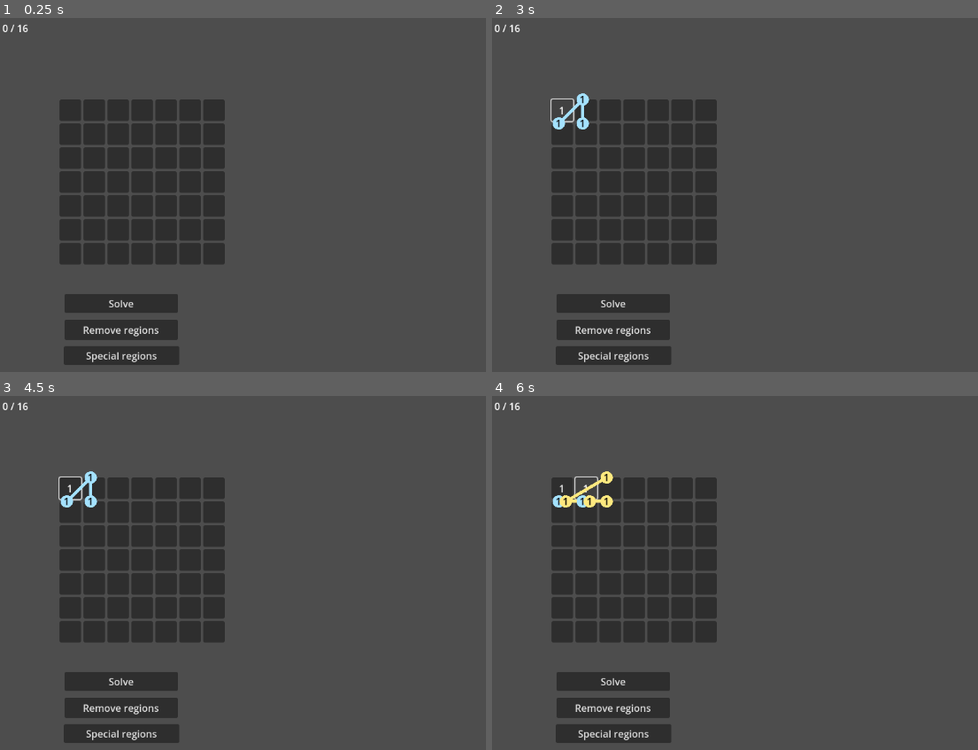
Above: before the commit, frames 1-4 (two rows, left to right).
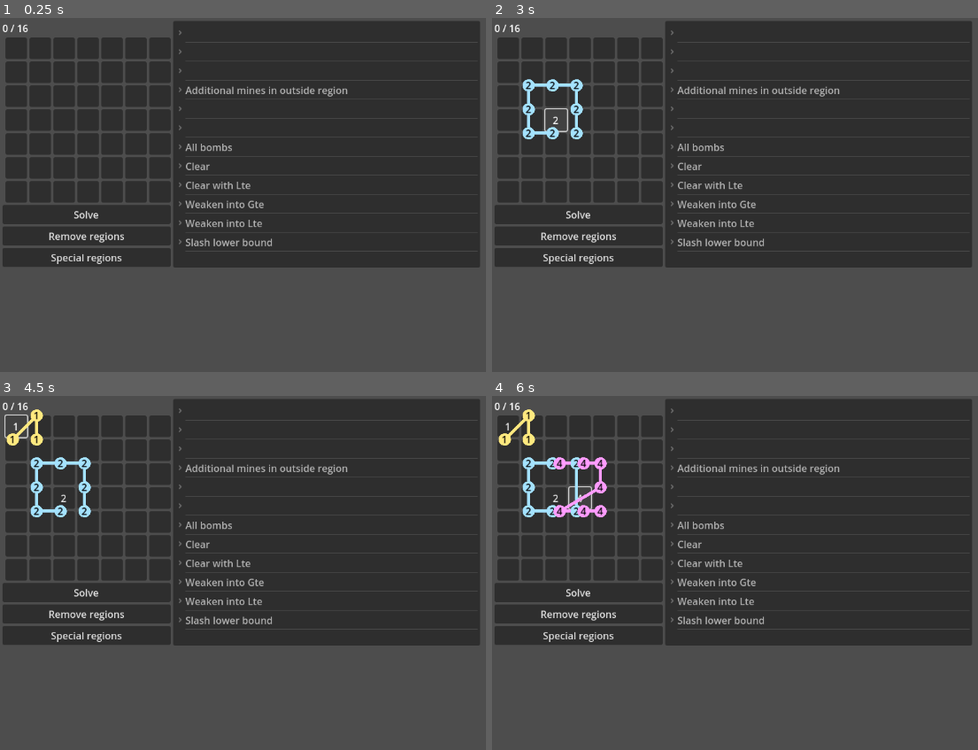
Above: after the commit, the same moments.

Repository: flavia-telcean/minesweedoku
Game: Godot game, scene res://main.tscn
Two runs of this game, one before a commit and one after it. Both use one fixed random seed, a clock stepped at 60 frames per second and the inputs below.
Inputs (mouse positions are in pixels of both pictures, inside the frame that each line leads up to):
- Up to frame 1 (0.25 s): no input
- Up to frame 2 (3 s): click "Solve" at 0.5 s; click "Remove regions" at 1.25 s; click "Special regions" at 2 s; click (560, 110) at 2.77 s
- Up to frame 3 (4.5 s): click (68, 488) at 3.5 s, where only the run before the commit has a clickable "1"; click (14, 427) at 4.27 s
- Up to frame 4 (6 s): click "1" at 5 s; click (584, 488) at 5.77 s

The runs differ from the first frame. In frame 1, 54% of the frame differs, in the area x 0-99%, y 1-98%; in frame 2, 54%; in frame 3, 54%; in frame 4, 54%.
Error before the commit: Invalid assignment of property or key 'name' with value of type 'String' on a base object of type 'RefCounted (Token)'. (res://Parser.gd:126)

Commit message:
Add panel for viewing and editing rules

Diff:
--- /dev/null
+++ b/Action.gd
@@ -0,0 +1,106 @@
+extends Object
+class_name Action
+
+enum Type {
+	None,
+	Bomb,
+	Clear,
+	NewRegion,
+}
+
+var type : Type
+var regionformula : Formula
+var regionid : int
+var bounds : Array[int]
+var name : String
+
+static func from_json(d : Dictionary) -> Action:
+	var a := Action.new()
+	match(d["type"]):
+		"none":
+			a.type = Type.None
+		"bomb":
+			a.type = Type.Bomb
+		"clear":
+			a.type = Type.Clear
+		"region":
+			a.type = Type.NewRegion
+			a.regionid = d["id"]
+			var parser := Parser.new()
+			a.regionformula = parser.parse_string(d["formula"])
+		_:
+			assert(false)
+	return a
+
+func apply(solver : Solver, mine_grid : MineGrid, variables : Variables, cells : Array[Cell], applicationid : int):
+	match(type):
+		Type.None: pass
+		Type.Bomb:
+			for cell in cells:
+				mine_grid.indexize(mine_grid.idemflag, cell.id)
+		Type.Clear:
+			for cell in cells:
+				mine_grid.indexize(mine_grid.reveal, cell.id)
+		Type.NewRegion:
+			if(len(cells) == 0):
+				return
+			var found_regions : Array[Region] = solver.regions.filter(func (x): return x.id == hash(applicationid + regionid))
+			assert(len(found_regions) <= 1)
+			if(len(found_regions) == 1):
+				found_regions[0].cells += cells
+				solver.update_region(found_regions[0])
+				return
+			var region := Region.new()
+			region.cells = cells.duplicate()
+			region.id = hash(applicationid + regionid)
+			region.formula = regionformula.duplicate()
+			region.formula.replace_variables(variables)
+			solver.new_region(region)
+
+func set_bounds(b : Array[int]):
+	self.bounds = b
+	if(self.regionformula):
+		self.regionformula.set_bounds(b)
+
+func is_unbounded(variables : Variables) -> bool:
+	if(not regionformula):
+		return false
+	for v in variables.variables:
+		if(v in regionformula.variables and variables.variables[v].number not in bounds):
+			return true
+	return false
+
+func change_type(t : Type):
+	if(type != Type.NewRegion and t == Type.NewRegion):
+		regionformula = Formula.make_false()
+		regionid = 0
+	else:
+		regionformula = null
+		regionid = 0
+	type = t
+
+func on_edited(item : TreeItem):
+	if(item.get_text(0) == "ID"):
+		regionid = item.get_text(1).to_int()
+	else:
+		change_type(int(item.get_range(1)))
+		create_menu(item)
+
+func create_option_button(item : TreeItem):
+	item.set_cell_mode(1, TreeItem.CELL_MODE_RANGE)
+	item.set_text(1, ",".join(Type.keys()))
+	item.set_range(1, type)
+	item.set_metadata(1, self)
+	item.set_editable(1, true)
+
+func create_menu(parent : TreeItem):
+	var tree = parent.get_tree()
+	var menu = tree.create_item(parent)
+	menu.get_children().map(func(x): menu.remove_child(x))
+	create_option_button(menu)
+	menu.set_text(0, name)
+	if(type == Action.Type.NewRegion):
+		var id_item = tree.create_item(menu)
+		id_item.set_text(0, "ID")
+		id_item.set_text(1, str(regionid))
+		regionformula.create_menu(menu)
--- a/Formula.gd
+++ b/Formula.gd
@@ -19,6 +19,7 @@
 var number : int
 var varnum : int
 var name : String
+var description : String
 var variables : Array[int]
 var bounds : Array[int]
 
@@ -475,3 +476,21 @@
 	if(type != Type.Number):
 		return false
 	return number not in bounds
+
+func on_edited(item : TreeItem):
+	var p := Parser.new()
+	var f = p.parse_string(item.get_text(1))
+	copy(f)
+
+func create_menu(parent : TreeItem):
+	var tree = parent.get_tree()
+	var formula_item = tree.create_item(parent)
+	if(description):
+		formula_item.set_text(0, description)
+	elif(name):
+		formula_item.set_text(0, name)
+	else:
+		formula_item.set_text(0, "Formula")
+	formula_item.set_text(1, str(self))
+	formula_item.set_metadata(1, self)
+	formula_item.set_editable(1, true)
--- a/Parser.gd
+++ b/Parser.gd
@@ -15,6 +15,7 @@
 class Token:
 	var type : Tokens
 	var varnum : int
+	var name : String
 	var number : int
 	func assertions():
 		if(type == Tokens.Variable):
--- /dev/null
+++ b/Rule.gd
@@ -0,0 +1,34 @@
+extends Object
+class_name Rule
+
+var name : String
+
+var get_formulas : Callable
+var get_size_formulas : Callable
+var get_actions : Callable
+
+var number_of_regions : int
+
+static func from_json(d : Dictionary):
+	match(int(d["size"])):
+		1: return Rule1.from_json(d)
+		2: return Rule2.from_json(d)
+
+func get_all_formulas() -> Dictionary:
+	var x : Dictionary = {}
+	x.merge(get_formulas.call())
+	x.merge(get_size_formulas.call())
+	return x
+
+func create_menu(parent : TreeItem):
+	var tree : RulesTree = parent.get_tree()
+	var rule_item = tree.create_item(parent)
+	rule_item.set_text(0, name)
+	rule_item.set_expand_right(0, true)
+	var formulas : Dictionary = get_all_formulas()
+	var actions : Dictionary = get_actions.call()
+	for i in formulas:
+		formulas[i].create_menu(rule_item)
+	for i in actions:
+		actions[i].create_menu(rule_item)
+	rule_item.set_collapsed(true)
--- /dev/null
+++ b/Rule1.gd
@@ -0,0 +1,72 @@
+extends Rule
+class_name Rule1
+
+var region_formula : Formula
+var region_size_formula : Formula
+var region_action : Action
+
+static func from_json(d : Dictionary) -> Rule1:
+	var rule := Rule1.new()
+	if("name" in d):
+		rule.name = d["name"]
+	var parser := Parser.new()
+
+	rule.region_formula = parser.parse_string(d["region_formula"])
+	rule.region_size_formula = parser.parse_string(d["region_size_formula"])
+	if("region_action" in d):
+		rule.region_action = Action.from_json(d["region_action"])
+	else:
+		rule.region_action = Action.new()
+	rule.set_names()
+	return rule
+
+func set_names():
+	region_formula.description = "Region"
+	region_size_formula.description = "Region size"
+	region_action.name = "Region action"
+
+func set_bounds(bounds : Array[int]):
+	region_formula.set_bounds(bounds)
+	region_action.set_bounds(bounds)
+
+func applies_to_subregion(f : Formula, cells : int, found : Variables):
+	return f.generalizes(Formula.make_number(cells), false, found)
+
+func applies(r : Region) -> Variables:
+	var found := Variables.new()
+	var rg : bool = region_formula.generalizes(r.formula, true, found)
+	var rs : bool = applies_to_subregion(region_size_formula, r.count_cells(), found)
+	if(rg and rs):
+		if(found.is_match()):
+			return found
+		return Variables.new_match()
+	return Variables.new()
+
+func apply(solver : Solver, mine_grid : MineGrid, r : Region):
+	var variables : Variables = applies(r)
+	if(region_action.is_unbounded(variables)):
+		return
+	if(not variables.is_match()):
+		return
+	region_action.apply(solver, mine_grid, variables, r.cells, randi())
+
+func _get_formulas() -> Dictionary:
+	return {
+		"region_formula": region_formula
+	}
+
+func _get_size_formulas() -> Dictionary:
+	return {
+		"region_size_formula": region_size_formula
+	}
+
+func _get_actions() -> Dictionary:
+	return {
+		"region_action": region_action
+	}
+
+func _init():
+	self.get_formulas = _get_formulas
+	self.get_size_formulas = _get_size_formulas
+	self.get_actions = _get_actions
+	self.number_of_regions = 1
--- /dev/null
+++ b/Rule2.gd
@@ -0,0 +1,120 @@
+extends Rule
+class_name Rule2
+
+var region1_formula : Formula
+var region1_size_formula : Formula
+var region1_action : Action = Action.new()
+
+var region2_formula : Formula
+var region2_size_formula : Formula
+var region2_action : Action = Action.new()
+
+var region1x2_size_formula : Formula
+var region1x2_action : Action = Action.new()
+
+static func from_json(d : Dictionary) -> Rule2:
+	var rule := Rule2.new()
+	if("name" in d):
+		rule.name = d["name"]
+	var parser := Parser.new()
+	rule.region1_formula = parser.parse_string(d["region1_formula"])
+	rule.region2_formula = parser.parse_string(d["region2_formula"])
+
+	rule.region1_size_formula = parser.parse_string(d["region1_size_formula"])
+	rule.region1x2_size_formula = parser.parse_string(d["region1x2_size_formula"])
+	rule.region2_size_formula = parser.parse_string(d["region2_size_formula"])
+
+	if("region1_action" in d):
+		rule.region1_action = Action.from_json(d["region1_action"])
+	else:
+		rule.region1_action = Action.new()
+	if("region1x2_action" in d):
+		rule.region1x2_action = Action.from_json(d["region1x2_action"])
+	else:
+		rule.region1x2_action = Action.new()
+	if("region2_action" in d):
+		rule.region2_action = Action.from_json(d["region2_action"])
+	else:
+		rule.region2_action = Action.new()
+	rule.set_names()
+	return rule
+
+func set_names():
+	region1_formula.description = "Region 1"
+	region1_size_formula.description = "Region 1 size"
+	region1_action.name = "Region 1 action"
+	region2_formula.description = "Region 2"
+	region2_size_formula.description = "Region 2 size"
+	region2_action.name = "Region 2 action"
+	region1x2_size_formula.description = "Region 1x2 size"
+	region1x2_action.name = "Region 1x2 action"
+
+func set_bounds(bounds : Array[int]):
+	region1_formula.set_bounds(bounds)
+	region1_action.set_bounds(bounds)
+	region2_formula.set_bounds(bounds)
+	region2_action.set_bounds(bounds)
+	region1x2_action.set_bounds(bounds)
+
+func applies_to_subregion(f : Formula, cells : int, found : Variables):
+	return f.generalizes(Formula.make_number(cells), false, found)
+
+func applies(r1 : Region, r2 : Region) -> Variables:
+	var found := Variables.new()
+	var r1f : Formula = region1_formula.duplicate()
+	var r2f : Formula = region2_formula.duplicate()
+	var r1sf : Formula = region1_size_formula.duplicate()
+	var r2sf : Formula = region2_size_formula.duplicate()
+	var r1x2sf : Formula = region1x2_size_formula.duplicate()
+	var r1g : bool = r1f.generalizes(r1.formula, true, found)
+	var r2g : bool = r2f.generalizes(r2.formula, true, found)
+
+	var cells_in_1_not_in_2 : int = r1.count_cells_not_in(r2)
+	var cells_in_2_not_in_1 : int = r2.count_cells_not_in(r1)
+	var cells_intersection : int = r1.count_cells_in(r2)
+
+	var r1s : bool = applies_to_subregion(r1sf, cells_in_1_not_in_2, found)
+	var r2s : bool = applies_to_subregion(r2sf, cells_in_2_not_in_1, found)
+	var r1x2s : bool = applies_to_subregion(r1x2sf, cells_intersection, found)
+	if(r1g and r1s and r2g and r2s and r1x2s):
+		if(found.is_match()):
+			return found
+		return Variables.new_match()
+	return Variables.new()
+
+func apply(solver : Solver, mine_grid : MineGrid, r1 : Region, r2 : Region):
+	var variables : Variables = applies(r1, r2)
+	if(region1_action.is_unbounded(variables) or region2_action.is_unbounded(variables) or region1x2_action.is_unbounded(variables)):
+		return
+	if(not variables.is_match()):
+		return
+	var applicationid : int = randi()
+	region1_action.apply(solver, mine_grid, variables, r1.cells.filter(func (x) : return x not in r2.cells), applicationid)
+	region2_action.apply(solver, mine_grid, variables, r2.cells.filter(func (x) : return x not in r1.cells), applicationid)
+	region1x2_action.apply(solver, mine_grid, variables, r1.cells.filter(func (x) : return x in r2.cells), applicationid)
+
+func _get_formulas() -> Dictionary:
+	return {
+		"region1_formula": region1_formula,
+		"region2_formula": region2_formula
+	}
+
+func _get_size_formulas() -> Dictionary:
+	return {
+		"region1_size_formula": region1_size_formula,
+		"region2_size_formula": region2_size_formula,
+		"region1x2_size_formula": region1x2_size_formula
+	}
+
+func _get_actions() -> Dictionary:
+	return {
+		"region1_action": region1_action,
+		"region2_action": region2_action,
+		"region1x2_action": region1x2_action
+	}
+
+func _init():
+	self.get_formulas = _get_formulas
+	self.get_size_formulas = _get_size_formulas
+	self.get_actions = _get_actions
+	self.number_of_regions = 2
--- /dev/null
+++ b/RulesTree.gd
@@ -0,0 +1,11 @@
+extends Tree
+class_name RulesTree
+
+func _ready():
+	hide_root = true
+	item_edited.connect(_on_edited)
+
+func _on_edited():
+	var item = get_edited()
+	if(item.get_metadata(1)):
+		item.get_metadata(1).on_edited(item)
--- a/Solver.gd
+++ b/Solver.gd
@@ -7,234 +7,36 @@
 
 var mine_grid : MineGrid
 
-class Action:
-	enum Type {
-		None,
-		Bomb,
-		Clear,
-		NewRegion,
-	}
-
-	var type : Type
-	var regionformula : Formula
-	var regionid : int
-	var bounds : Array[int]
-
-	static func from_json(d : Dictionary) -> Action:
-		var a := Action.new()
-		match(d["type"]):
-			"none":
-				a.type = Type.None
-			"bomb":
-				a.type = Type.Bomb
-			"clear":
-				a.type = Type.Clear
-			"region":
-				a.type = Type.NewRegion
-				a.regionid = d["id"]
-				var parser := Parser.new()
-				a.regionformula = parser.parse_string(d["formula"])
-			_:
-				assert(false)
-		return a
-
-	func apply(solver : Solver, mine_grid : MineGrid, variables : Variables, cells : Array[Cell], applicationid : int):
-		match(type):
-			Type.None: pass
-			Type.Bomb:
-				for cell in cells:
-					mine_grid.indexize(mine_grid.idemflag, cell.id)
-			Type.Clear:
-				for cell in cells:
-					mine_grid.indexize(mine_grid.reveal, cell.id)
-			Type.NewRegion:
-				if(len(cells) == 0):
-					return
-				var found_regions : Array[Region] = solver.regions.filter(func (x): return x.id == hash(applicationid + regionid))
-				assert(len(found_regions) <= 1)
-				if(len(found_regions) == 1):
-					found_regions[0].cells += cells
-					solver.update_region(found_regions[0])
-					return
-				var region := Region.new()
-				region.cells = cells.duplicate()
-				region.id = hash(applicationid + regionid)
-				region.formula = regionformula.duplicate()
-				region.formula.replace_variables(variables)
-				solver.new_region(region)
-
-	func set_bounds(b : Array[int]):
-		self.bounds = b
-		if(self.regionformula):
-			self.regionformula.set_bounds(b)
-
-	func is_unbounded(variables : Variables) -> bool:
-		if(not regionformula):
-			return false
-		for v in variables.variables:
-			if(v in regionformula.variables and variables.variables[v].number not in bounds):
-				return true
-		return false
-
-class Rule1:
-	var name : String
-
-	var region_formula : Formula
-	var region_size_formula : Formula
-	var region_action : Action
-
-	var number_of_regions : int = 1
-
-	static func from_json(d : Dictionary) -> Rule1:
-		var rule := Rule1.new()
-		if("name" in d):
-			rule.name = d["name"]
-		var parser := Parser.new()
-
-		rule.region_formula = parser.parse_string(d["region_formula"])
-		rule.region_size_formula = parser.parse_string(d["region_size_formula"])
-		if("region_action" in d):
-			rule.region_action = Action.from_json(d["region_action"])
-		else:
-			rule.region_action = Action.new()
-		return rule
-
-	func set_bounds(bounds : Array[int]):
-		region_formula.set_bounds(bounds)
-		region_action.set_bounds(bounds)
-
-	func applies_to_subregion(f : Formula, cells : int, found : Variables):
-		return f.generalizes(Formula.make_number(cells), false, found)
-
-	func applies(r : Region) -> Variables:
-		var found := Variables.new()
-		var rg : bool = region_formula.generalizes(r.formula, true, found)
-		var rs : bool = applies_to_subregion(region_size_formula, r.count_cells(), found)
-		if(rg and rs):
-			if(found.is_match()):
-				return found
-			return Variables.new_match()
-		return Variables.new()
-
-	func apply(solver : Solver, mine_grid : MineGrid, r : Region):
-		var variables : Variables = applies(r)
-		if(region_action.is_unbounded(variables)):
-			return
-		if(not variables.is_match()):
-			return
-		region_action.apply(solver, mine_grid, variables, r.cells, randi())
-
-class Rule2:
-	var name : String
-
-	var region1_formula : Formula
-	var region1_size_formula : Formula
-	var region1_action : Action = Action.new()
-
-	var region2_formula : Formula
-	var region2_size_formula : Formula
-	var region2_action : Action = Action.new()
-
-	var region1x2_size_formula : Formula
-	var region1x2_action : Action = Action.new()
-
-	var number_of_regions : int = 2
-
-	static func from_json(d : Dictionary) -> Rule2:
-		var rule := Rule2.new()
-		if("name" in d):
-			rule.name = d["name"]
-		var parser := Parser.new()
-		rule.region1_formula = parser.parse_string(d["region1_formula"])
-		rule.region2_formula = parser.parse_string(d["region2_formula"])
-
-		rule.region1_size_formula = parser.parse_string(d["region1_size_formula"])
-		rule.region1x2_size_formula = parser.parse_string(d["region1x2_size_formula"])
-		rule.region2_size_formula = parser.parse_string(d["region2_size_formula"])
-
-		if("region1_action" in d):
-			rule.region1_action = Action.from_json(d["region1_action"])
-		else:
-			rule.region1_action = Action.new()
-		if("region1x2_action" in d):
-			rule.region1x2_action = Action.from_json(d["region1x2_action"])
-		else:
-			rule.region1x2_action = Action.new()
-		if("region2_action" in d):
-			rule.region2_action = Action.from_json(d["region2_action"])
-		else:
-			rule.region2_action = Action.new()
-		return rule
-
-	func set_bounds(bounds : Array[int]):
-		region1_formula.set_bounds(bounds)
-		region1_action.set_bounds(bounds)
-		region2_formula.set_bounds(bounds)
-		region2_action.set_bounds(bounds)
-		region1x2_action.set_bounds(bounds)
-
-	func applies_to_subregion(f : Formula, cells : int, found : Variables):
-		return f.generalizes(Formula.make_number(cells), false, found)
-
-	func applies(r1 : Region, r2 : Region) -> Variables:
-		var found := Variables.new()
-		var r1f : Formula = region1_formula.duplicate()
-		var r2f : Formula = region2_formula.duplicate()
-		var r1sf : Formula = region1_size_formula.duplicate()
-		var r2sf : Formula = region2_size_formula.duplicate()
-		var r1x2sf : Formula = region1x2_size_formula.duplicate()
-		var r1g : bool = r1f.generalizes(r1.formula, true, found)
-		var r2g : bool = r2f.generalizes(r2.formula, true, found)
-
-		var cells_in_1_not_in_2 : int = r1.count_cells_not_in(r2)
-		var cells_in_2_not_in_1 : int = r2.count_cells_not_in(r1)
-		var cells_intersection : int = r1.count_cells_in(r2)
-
-		var r1s : bool = applies_to_subregion(r1sf, cells_in_1_not_in_2, found)
-		var r2s : bool = applies_to_subregion(r2sf, cells_in_2_not_in_1, found)
-		var r1x2s : bool = applies_to_subregion(r1x2sf, cells_intersection, found)
-		if(r1g and r1s and r2g and r2s and r1x2s):
-			if(found.is_match()):
-				return found
-			return Variables.new_match()
-		return Variables.new()
-
-	func apply(solver : Solver, mine_grid : MineGrid, r1 : Region, r2 : Region):
-		var variables : Variables = applies(r1, r2)
-		if(region1_action.is_unbounded(variables) or region2_action.is_unbounded(variables) or region1x2_action.is_unbounded(variables)):
-			return
-		if(not variables.is_match()):
-			return
-		var applicationid : int = randi()
-		region1_action.apply(solver, mine_grid, variables, r1.cells.filter(func (x) : return x not in r2.cells), applicationid)
-		region2_action.apply(solver, mine_grid, variables, r2.cells.filter(func (x) : return x not in r1.cells), applicationid)
-		region1x2_action.apply(solver, mine_grid, variables, r1.cells.filter(func (x) : return x in r2.cells), applicationid)
-
-class Rule:
-	static func from_json(d : Dictionary):
-		match(int(d["size"])):
-			1: return Rule1.from_json(d)
-			2: return Rule2.from_json(d)
-
 var parser := Parser.new()
 var rules : Array = []
 
+var tree : RulesTree
+var root
+
 func _ready():
+	tree = get_node("/root/Control/").find_child("Rules")
+	root = tree.create_item()
 	bounds.assign(range(mine_grid.max_neighbours + 1))
 	load_rules()
 	special_regions()
-	get_parent().get_parent().get_node("SolveButton").pressed.connect(_on_activate)
-	get_parent().get_parent().get_node("RemoveButton").pressed.connect(remove_regions)
-	get_parent().get_parent().get_node("SpecialButton").pressed.connect(special_regions)
+	get_node("/root/Control").find_child("SolveButton").pressed.connect(_on_activate)
+	get_node("/root/Control").find_child("RemoveButton").pressed.connect(remove_regions)
+	get_node("/root/Control").find_child("SpecialButton").pressed.connect(special_regions)
+
+func add_rule(rule):
+	rule.set_bounds(mine_grid.get_bounds())
+	rules.append(rule)
+	rule.create_menu(root)
 
 func load_rules():
 	var json := JSON.new()
 	var rules_file := FileAccess.open("rules.json", FileAccess.READ)
 	var error = json.parse(rules_file.get_as_text())
+	rules_file.close()
 	if error != OK:
 		print("JSON Parse Error: ", json.get_error_message(), " in rules.json at line ", json.get_error_line())
 	for i in json.data:
-		rules.append(Rule.from_json(i))
+		add_rule(Rule.from_json(i))
 
 func special_regions():
 	mine_grid.special_regions().map(new_region)
--- a/main.tscn
+++ b/main.tscn
@@ -1,7 +1,8 @@
-[gd_scene load_steps=3 format=3 uid="uid://d3pisrl10fren"]
+[gd_scene load_steps=4 format=3 uid="uid://d3pisrl10fren"]
 
 [ext_resource type="Script" path="res://Level.gd" id="1_uat6b"]
 [ext_resource type="Script" path="res://BoardsFlow.gd" id="1_ygeff"]
+[ext_resource type="Script" path="res://RulesTree.gd" id="3_1dyr5"]
 
 [node name="Control" type="Control"]
 layout_mode = 3
@@ -14,42 +15,41 @@
 offset_bottom = 5.0
 grow_horizontal = 2
 grow_vertical = 2
+size_flags_horizontal = 3
 script = ExtResource("1_uat6b")
 
-[node name="Boards" type="HFlowContainer" parent="."]
-layout_mode = 1
-anchors_preset = -1
-anchor_left = 0.076
-anchor_top = 0.156
-anchor_right = 0.919
-anchor_bottom = 0.6
-offset_top = -0.0880051
-offset_right = 0.312012
-offset_bottom = 0.199982
+[node name="HBoxContainer" type="HBoxContainer" parent="."]
+layout_mode = 0
+offset_right = 721.0
+offset_bottom = 402.0
+
+[node name="VBoxContainer" type="VBoxContainer" parent="HBoxContainer"]
+layout_mode = 2
+
+[node name="Boards" type="HFlowContainer" parent="HBoxContainer/VBoxContainer"]
+layout_mode = 2
+size_flags_horizontal = 4
 theme_override_constants/h_separation = 30
 script = ExtResource("1_ygeff")
 board_size = 7
 
-[node name="SolveButton" type="Button" parent="."]
-layout_mode = 0
-offset_left = 101.0
-offset_top = 445.0
-offset_right = 286.0
-offset_bottom = 476.0
+[node name="VBoxContainer2" type="VBoxContainer" parent="HBoxContainer/VBoxContainer"]
+layout_mode = 2
+
+[node name="SolveButton" type="Button" parent="HBoxContainer/VBoxContainer/VBoxContainer2"]
+layout_mode = 2
 text = "Solve"
 
-[node name="RemoveButton" type="Button" parent="."]
+[node name="RemoveButton" type="Button" parent="HBoxContainer/VBoxContainer/VBoxContainer2"]
 layout_mode = 2
-offset_left = 101.0
-offset_top = 487.0
-offset_right = 286.0
-offset_bottom = 520.0
 text = "Remove regions"
 
-[node name="SpecialButton" type="Button" parent="."]
-layout_mode = 0
-offset_left = 100.0
-offset_top = 530.0
-offset_right = 288.0
-offset_bottom = 560.0
+[node name="SpecialButton" type="Button" parent="HBoxContainer/VBoxContainer/VBoxContainer2"]
+layout_mode = 2
 text = "Special regions"
+
+[node name="Rules" type="Tree" parent="HBoxContainer"]
+custom_minimum_size = Vector2(500, 0)
+layout_mode = 2
+columns = 2
+script = ExtResource("3_1dyr5")
